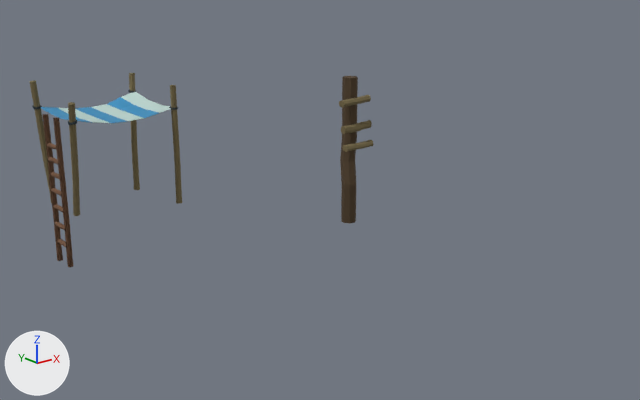
Before and after pictures for a commit that changed the Blender file Assets/3D/Models/SeaProps/SeaProps_1x1x1_textured.blend.
Rendered twice from a 50 mm camera at (-8.17, -12.38, 4.29) aimed at (-1.16, -3.63, 0.79). Lighting does not change. The marker at lower left points along +X, +Y and +Z.

Objects in the first picture: 'Baton', 'Echelle', 'Toit'.
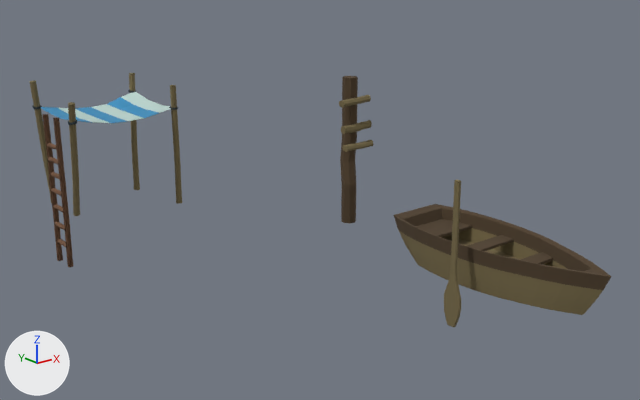
Scene script edits in JSON lines:
```json
{"op": "add", "block": "mat_woodhouse_01", "code": ["mat_woodhouse_01 = principled_material('WoodHouse_01')", "mat_woodhouse_01.base_color = (0.203, 0.16, 0.0733)  # dark yellow #7c6f4d", "mat_woodhouse_01.roughness = 1.0"]}
{"op": "add", "block": "me_circle", "code": ["me_circle = bpy.data.meshes.new('Circle')", "me_circle.from_pydata(...)  # 294 vertices, 269 faces; spans x -0.56..0.56, y -1.65..1.42, z -0.34..0.23", "# faces by material slot: [155, 114]", "me_circle.materials.append(mat_wooddeck)  # brown #51412e", "me_circle.materials.append(mat_woodhouse_01)  # dark yellow #7c6f4d"]}
{"op": "add", "block": "me_plane", "code": ["me_plane = bpy.data.meshes.new('Plane')", "me_plane.from_pydata(...)  # 272 vertices, 270 faces; spans x -0.02..0.02, y -0.13..0.13, z -0.7..1.13", "me_plane.materials.append(mat_woodhouse_02)  # dark yellow #756948"]}
{"op": "add", "block": "ob_palme", "code": ["ob_palme = bpy.data.objects.new('Palme', me_plane)", "ob_palme.parent = ob_bateau", "ob_palme.matrix_parent_inverse = Matrix(((1.0, 0.0, 0.0, 0.0), (0.0, 1.0, 0.0, 5.644), (0.0, 0.0, 1.0, -0.344), (0.0, 0.0, 0.0, 1.0)))", "ob_palme.location = (-0.776, -5.693, 0.324)"]}
{"op": "add", "block": "ob_bateau", "code": ["ob_bateau = bpy.data.objects.new('Bateau', me_circle)", "ob_bateau.location = (0.0, -5.64, 0.34)"]}
```

Changed parts and their boxes [x1, y1, x2, y2] in the pictures (640 x 400 px):
```json
{"object": "Bateau", "change": "added", "after": [394, 204, 611, 315], "on screen": "brown", "faces in mat_wooddeck (brown #51412e)": [394, 204, 611, 290], "faces in mat_woodhouse_01 (dark yellow #7c6f4d)": [399, 228, 603, 315]}
{"object": "Palme", "change": "added", "after": [444, 180, 461, 327], "on screen": "brown"}
```
